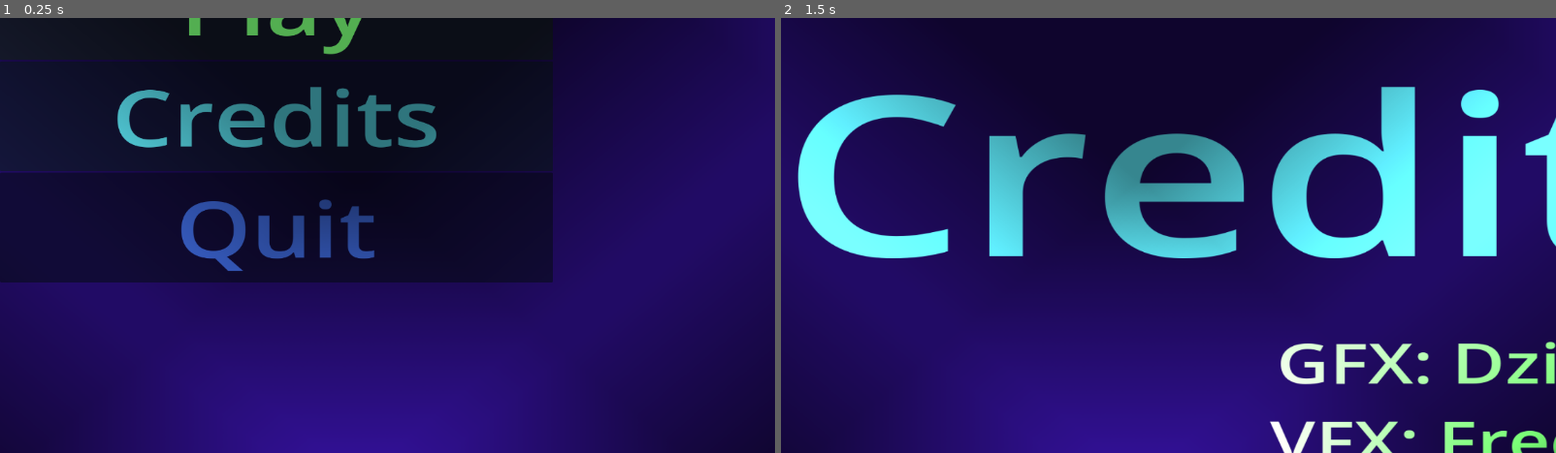
Above: before the commit, frames 1-2 (left to right).
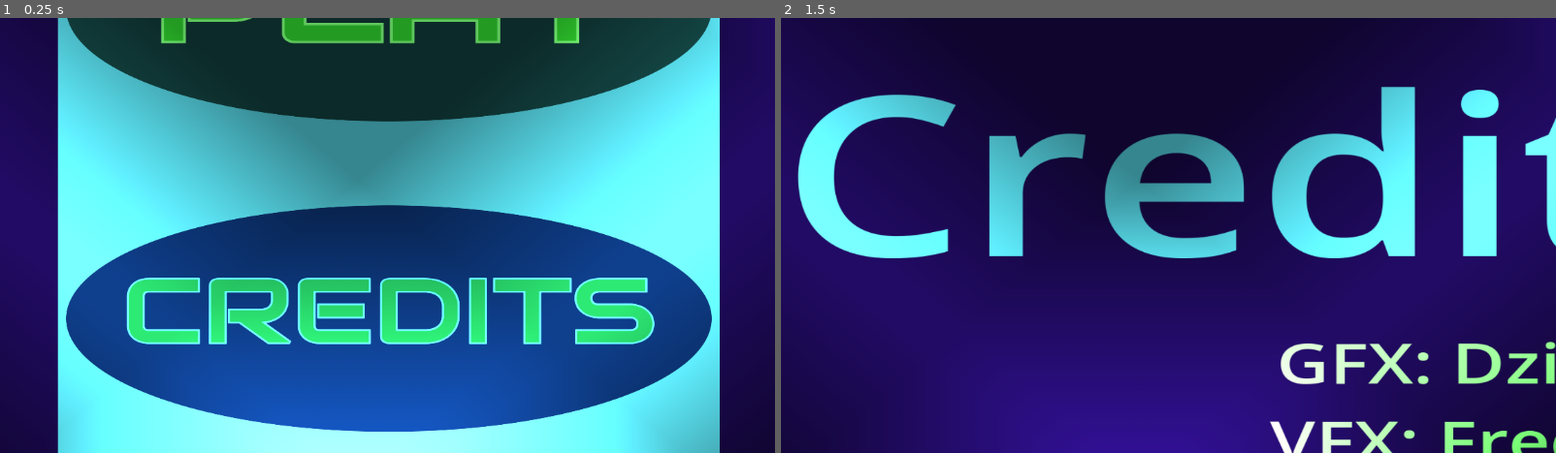
Above: after the commit, the same moments.

Repository: FredzyPythoner/L30HP
Game: Godot game, scene res://menu.tscn
Same seed, same stepped clock (60 frames per second), same inputs: the game is played once before the commit and once after it. This scene is started directly instead of the project's main scene.
Inputs (mouse positions are in pixels of both pictures, inside the frame that each line leads up to; where the layout moved, square brackets give the same spot in the first picture):
- Up to frame 1 (0.25 s): no input
- Up to frame 2 (1.5 s): click (1168, 318) [1060, 118] at 0.5 s; tap Enter at 1.25 s; move the mouse to (1339, 213) at 1.27 s; hold D (move_right) from 1.28 s (still down); tap Space (fire) at 1.35 s

The runs differ from the first frame. In frame 1, 89% of the frame differs, in the area x 0-93%, y 0-100%; in frame 2, nothing differs.

Commit message:
menu update

Diff:
--- a/menu.tscn
+++ b/menu.tscn
@@ -1,7 +1,10 @@
-[gd_scene load_steps=3 format=3 uid="uid://dtelmfy28r16e"]
+[gd_scene load_steps=6 format=3 uid="uid://dtelmfy28r16e"]
 
 [ext_resource type="Script" path="res://menu.gd" id="1_4rlnw"]
 [ext_resource type="Texture2D" uid="uid://buqhaeq5jnq6q" path="res://radial-gradient.png" id="2_cg4qw"]
+[ext_resource type="Texture2D" uid="uid://c5lxcesmmk5ir" path="res://Assets/play3.png" id="3_g6dv8"]
+[ext_resource type="Texture2D" uid="uid://dpcvnafn8mgk0" path="res://Assets/credits2.png" id="4_m46cq"]
+[ext_resource type="FontFile" uid="uid://biw8wnukt2uir" path="res://SairaStencilOne-Regular.ttf" id="5_befxl"]
 
 [node name="Menu" type="Control"]
 layout_mode = 3
@@ -50,15 +53,22 @@
 
 [node name="MarginContainer" type="MarginContainer" parent="."]
 layout_mode = 1
-anchors_preset = 14
+anchors_preset = 8
+anchor_left = 0.5
 anchor_top = 0.5
-anchor_right = 1.0
+anchor_right = 0.5
 anchor_bottom = 0.5
-offset_top = -425.5
-offset_bottom = 425.5
+offset_left = -490.0
+offset_top = -569.0
+offset_right = 1438.0
+offset_bottom = 1938.0
 grow_horizontal = 2
 grow_vertical = 2
-scale = Vector2(0.713502, 0.581531)
+scale = Vector2(0.510454, 0.423459)
+
+[node name="ColorRect2" type="ColorRect" parent="MarginContainer"]
+layout_mode = 2
+color = Color(0.211765, 0.52549, 0.560784, 1)
 
 [node name="VBoxContainer" type="VBoxContainer" parent="MarginContainer"]
 layout_mode = 2
@@ -66,20 +76,24 @@
 [node name="Play" type="Button" parent="MarginContainer/VBoxContainer"]
 modulate = Color(0.372549, 0.780392, 0.364706, 1)
 layout_mode = 2
-theme_override_font_sizes/font_size = 200
-text = "Play"
+theme_override_font_sizes/font_size = 100
+icon = ExtResource("3_g6dv8")
+flat = true
 
 [node name="Credits" type="Button" parent="MarginContainer/VBoxContainer"]
 modulate = Color(0.211765, 0.52549, 0.560784, 1)
 layout_mode = 2
 theme_override_font_sizes/font_size = 200
-text = "Credits"
+icon = ExtResource("4_m46cq")
+flat = true
 
 [node name="Quit" type="Button" parent="MarginContainer/VBoxContainer"]
-modulate = Color(0.12549, 0.211765, 0.443137, 1)
+modulate = Color(0.450547, 0, 0.080551, 1)
 layout_mode = 2
+theme_override_fonts/font = ExtResource("5_befxl")
 theme_override_font_sizes/font_size = 200
 text = "Quit"
+flat = true
 
 [connection signal="pressed" from="MarginContainer/VBoxContainer/Play" to="." method="_on_play_pressed"]
 [connection signal="pressed" from="MarginContainer/VBoxContainer/Credits" to="." method="_on_credits_pressed"]
Not shown, added: Assets/boom.mp3.import
Binary file added: Assets/credits2.png
Not shown, added: Assets/credits2.png.import
Binary file added: Assets/play3.png
Not shown, added: Assets/play3.png.import
Not shown, added: Assets/boom.mp3
